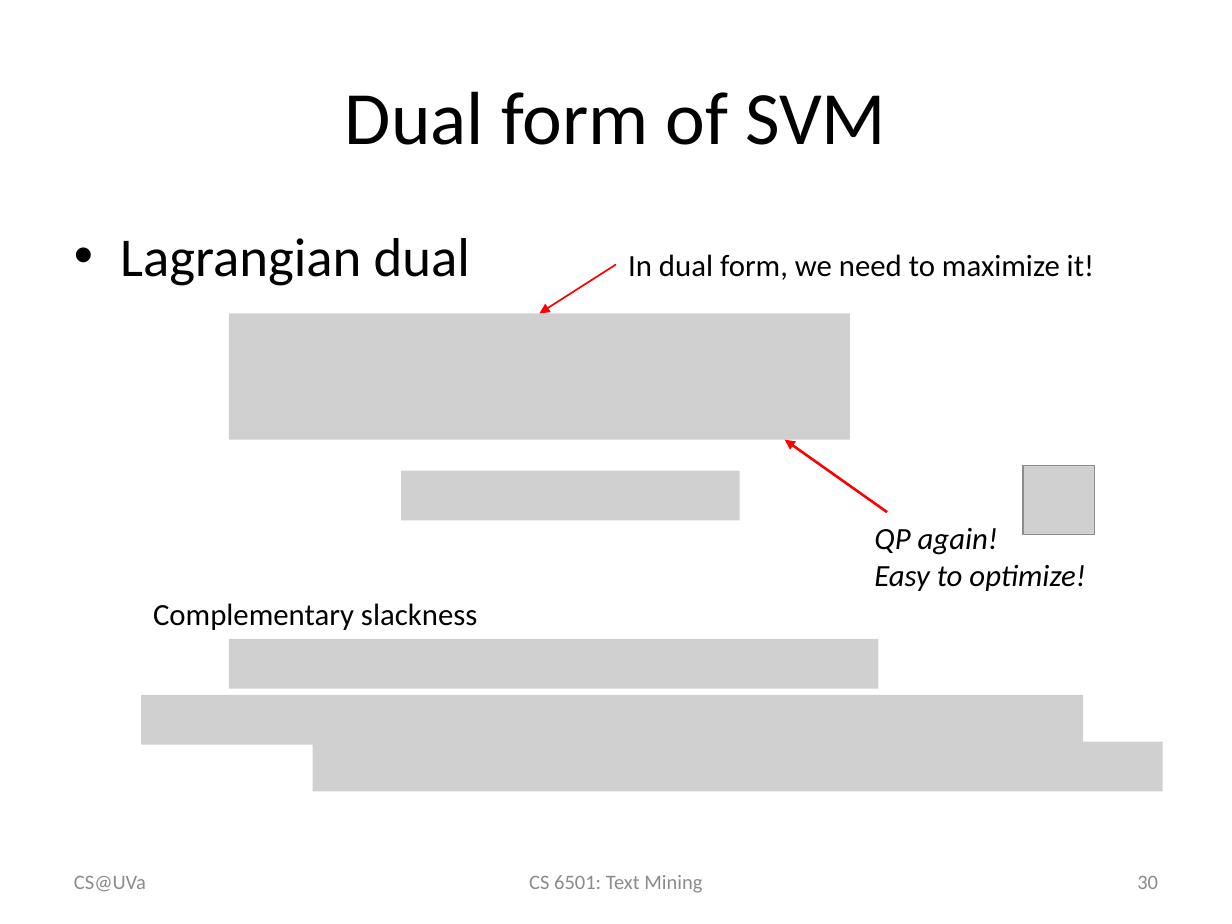
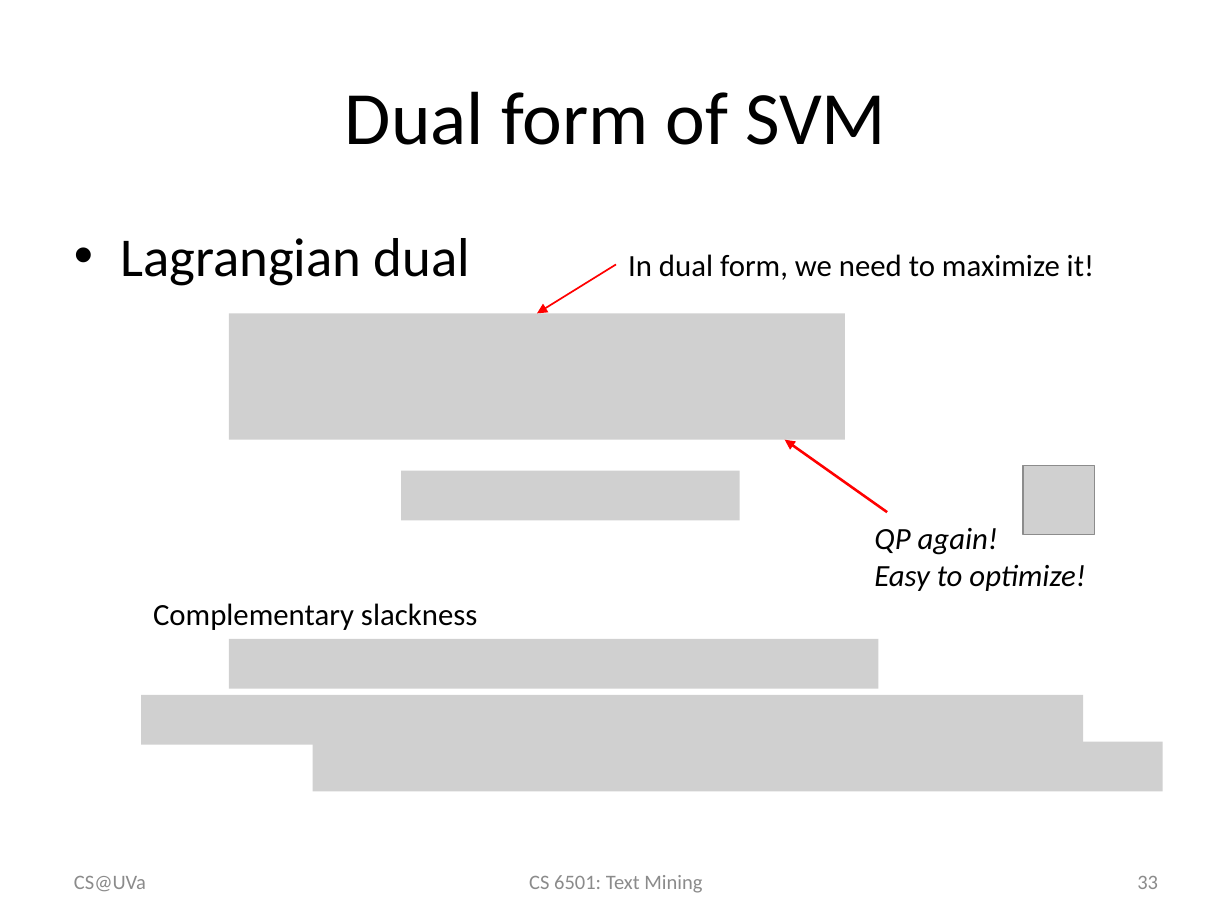
Before and after one commit to wang296/CS6501-Text-Mining, a slide deck: slide 33 of docs/svm.pptx (slide 30 before the commit). Drawn at 1232x924 pixels with LibreOffice and Linux fonts; fonts in the diff are those of the drawing; grey boxes stand for pictures. Boxes give left, top, right and bottom in pixels: in the first picture for what was removed or moved away, otherwise in the second. Text is boxed around its words. In the diff, an @@ line names an element or a change of style, - is before the commit and + after.

```diff
--- a/docs/svm.pptx
+++ b/docs/svm.pptx
@@ picture: place and size @@
-picture at bbox=[229, 313, 850, 440]
+picture at bbox=[229, 313, 845, 440]
@@ page number at bbox=[1137, 876, 1158, 889]: text changed @@
-30
+33
```
Also in this commit, not shown: 3 other slides changed, 3 slides added, 2 other files.
